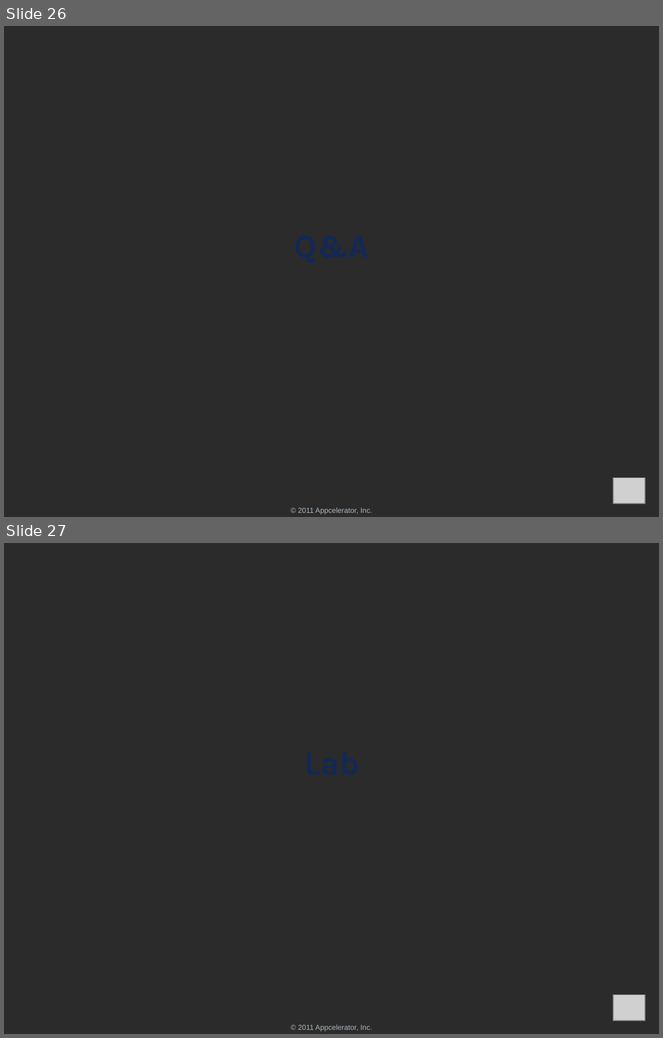
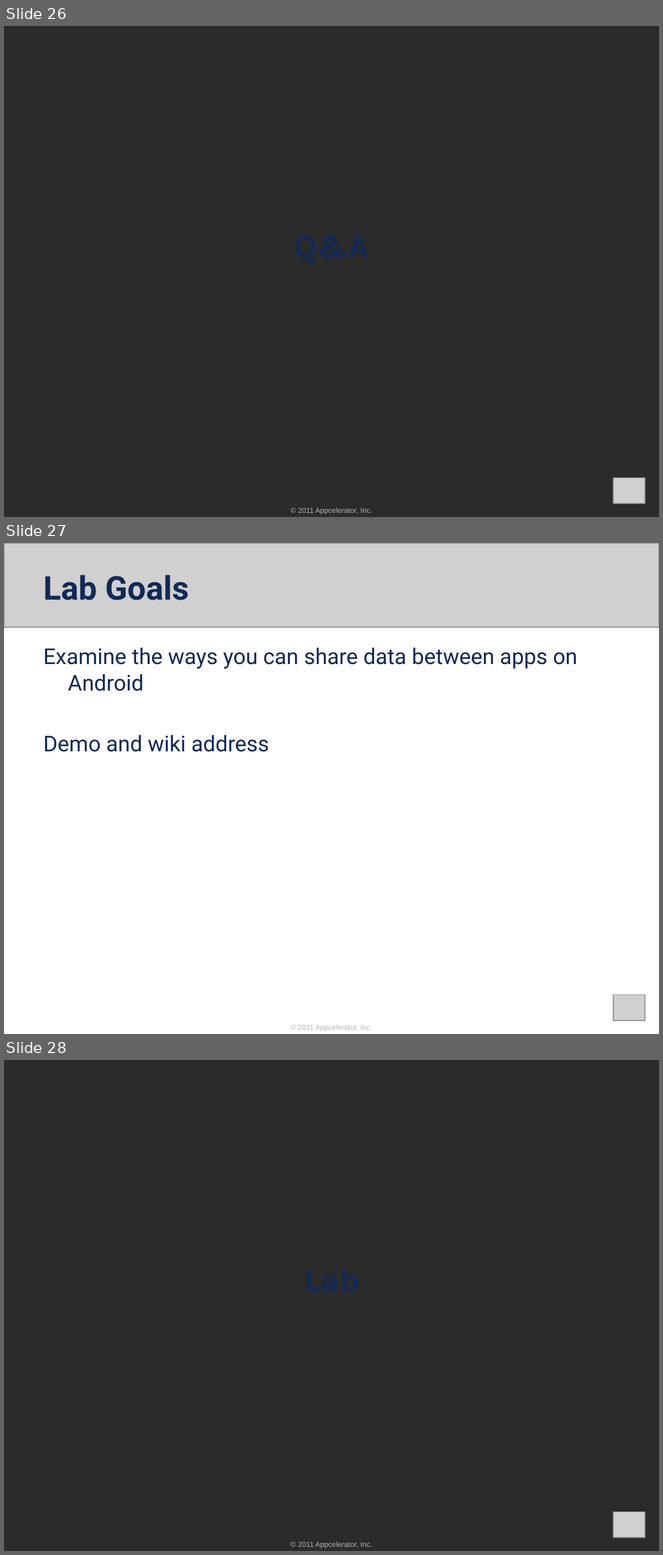
Before and after one commit to appcelerator-forks/appcelerator-training.tcmd_certification, a slide deck: 350.pptx. Shown one above the other, each under a label of ours: slides 26 and 27 before the commit, slides 26, 27 and 28 after it. The pictures are 663x1038 and 663x1555 pixels, drawn with LibreOffice and Linux fonts; fonts in the diff are those of the drawing; grey boxes stand for pictures; background and template pictures are left out; a plain dark background stands for a picture behind light text. Boxes give left, top, right and bottom in pixels: in the first picture for what was removed or moved away, otherwise in the second. Text is boxed around its words. In the diff, an @@ line names an element or a change of style, - is before the commit and + after.

```diff
--- a/350.pptx
+++ b/350.pptx
@@ slide 27 added at bbox=[4, 543, 659, 1034], background #FFFFFF; not listed: 1 template element that a slide beside it also shows @@
@@ picture added at bbox=[4, 543, 659, 628] @@
@@ title added at bbox=[44, 575, 189, 600], 36 pt, text #122956, bold @@
+Lab Goals
@@ text added at bbox=[44, 648, 578, 752], 24 pt, text #122956 @@
+Examine the ways you can share data between apps on Android
+Demo and wiki address
@@ picture added at bbox=[613, 995, 645, 1021] @@
@@ what was slide 27 is now slide 28 @@
```
Also in this commit, not shown: 1 slide changed.
